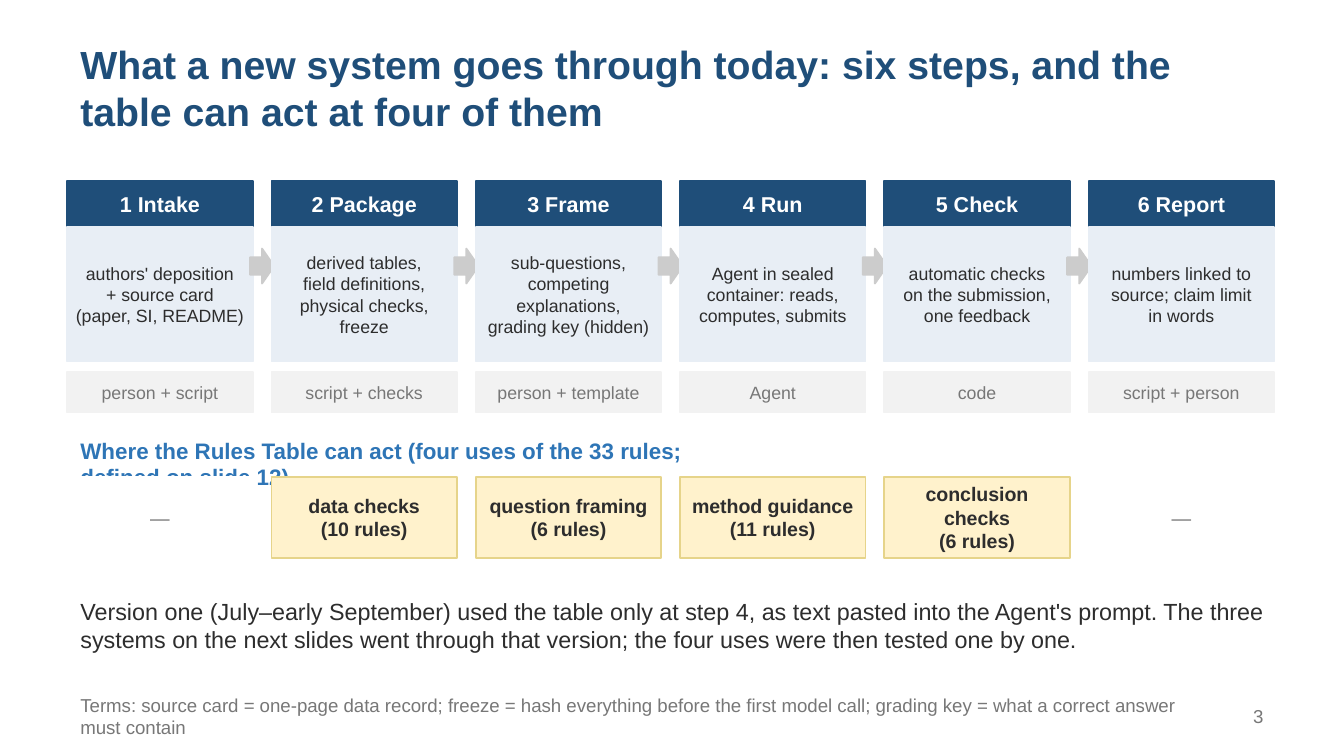
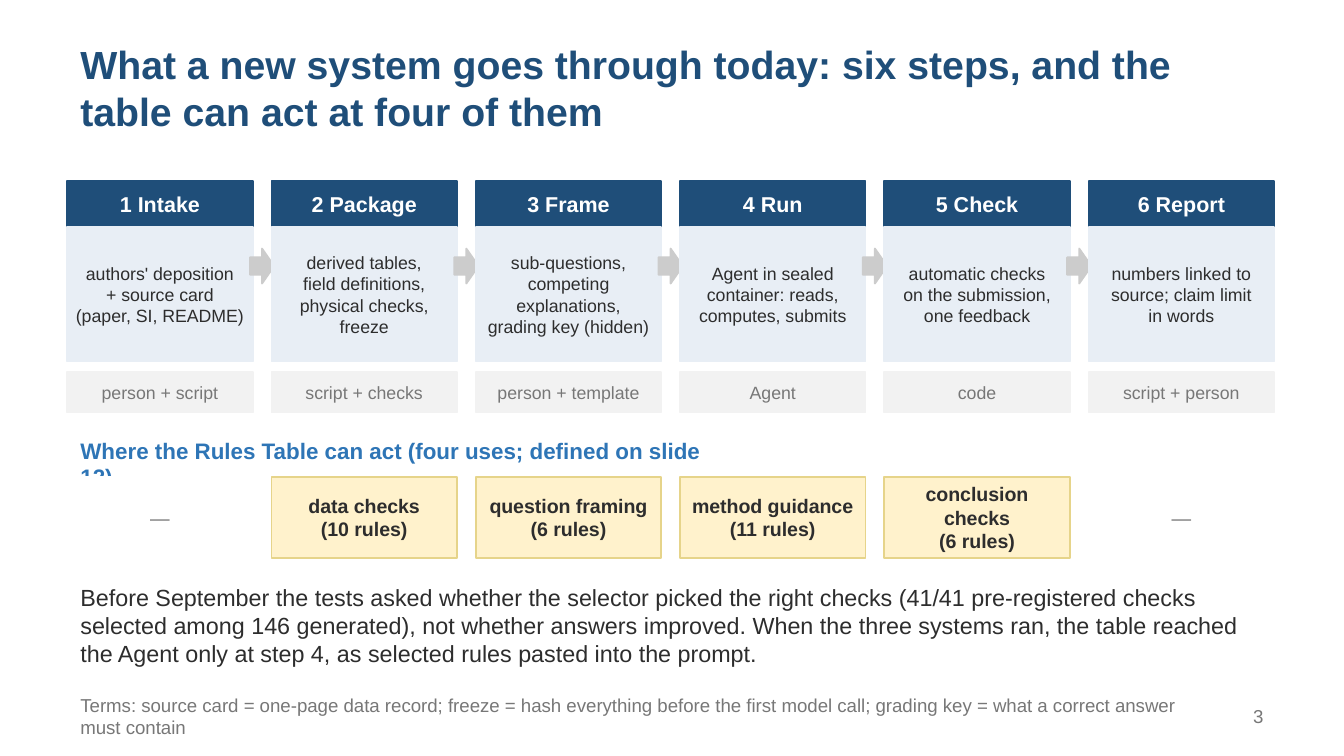
Before and after one commit to alex051107/dynamics-atlas-harness, a slide deck: slide 3 of review/rules-agent-study-20260909/development-results/SOOJUNG_DISCUSSION_20260910_EN.pptx. Drawn at 1344x756 pixels with LibreOffice and Linux fonts; fonts in the diff are those of the drawing. Boxes give left, top, right and bottom in pixels: in the first picture for what was removed or moved away, otherwise in the second. Text is boxed around its words. In the diff, an @@ line names an element or a change of style, - is before the commit and + after.

```diff
--- a/review/rules-agent-study-20260909/development-results/SOOJUNG_DISCUSSION_20260910_EN.pptx
+++ b/review/rules-agent-study-20260909/development-results/SOOJUNG_DISCUSSION_20260910_EN.pptx
@@ text at (80, 442, 700, 476): text changed @@
-Where the Rules Table can act (four uses of the 33 rules; defined on slide 12)
+Where the Rules Table can act (four uses; defined on slide 12)
@@ text at (80, 589, 1237, 667): text changed @@
-Version one (July–early September) used the table only at step 4, as text pasted into the Agent's prompt. The three systems on the next slides went through that version; the four uses were then tested one by one.
+Before September the tests asked whether the selector picked the right checks (41/41 pre-registered checks selected among 146 generated), not whether answers improved. When the three systems ran, the table reached the Agent only at step 4, as selected rules pasted into the prompt.
```
Also in this commit, not shown: 13 other slides changed, 2 slides added, 1 slide removed, 8 other files.
